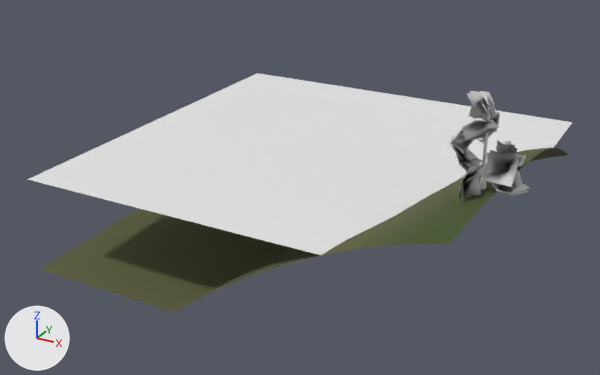
Renders of the glTF model eloria-assets/maps/nymara-regions/crownwater/chunks/06_15/world.glb from each side of a commit.
Rendered twice from a camera (50 mm lens) standing at (418.8, -83.9, 71.4) and looking at (331.8, 74.3, -7.7). The lights are fixed; the arrows at lower left show +X, +Y and +Z. The picture after the commit comes second. Where no turn or scale is listed for an object, it has been applied to the vertices.

Names of what the first picture shows: 'Grove_01076_Tree_0355_understory_hazel_Canopy', 'Grove_01105_Tree_0256_dark_pine_Canopy', 'Grove_01105_Tree_0256_dark_pine_Wood', 'Terrain_crownwater_06_15', 'Water_crownwater_06_15'.
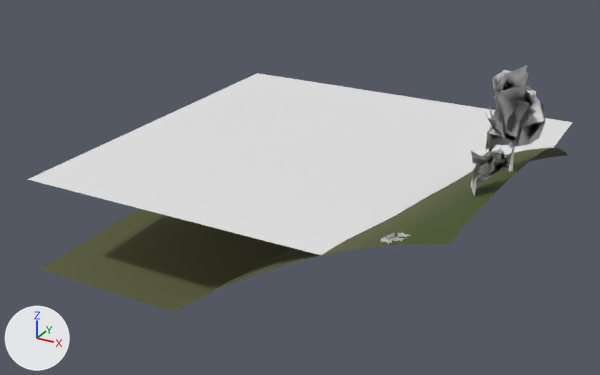
Location of each change, (x1, y1, x2, y2) in pixels of the pictures (600 x 375 px):
'Grove_01105_Tree_0256_dark_pine_Canopy', deleted: before (450, 91, 530, 200)
'Grove_01078_Tree_0172_pale_birch_Canopy', added: after (486, 65, 545, 152)
'Grove_01108_Tree_0670_understory_hazel_Canopy', added: after (470, 148, 511, 196)
'Grove_01076_Tree_0355_understory_hazel_Canopy', deleted: before (496, 140, 526, 166)
'Grove_01105_Tree_0256_dark_pine_Wood', deleted: before (467, 102, 513, 189)
'WoodlandFloor_0513_Undergrowth_0360', added: after (381, 231, 410, 244)
'Grove_01078_Tree_0172_pale_birch_Wood', added (mostly hidden): after (506, 86, 541, 172)

Diff of the bpy script that builds the scene:
```diff
--- a/eloria-assets/maps/nymara-regions/crownwater/chunks/06_15/world.glb.py
+++ b/eloria-assets/maps/nymara-regions/crownwater/chunks/06_15/world.glb.py
@@ mat_undergrowth @@
+mat_undergrowth = principled_material('undergrowth')
+mat_undergrowth.base_color = (0.8, 0.8, 0.8)  # white #e7e7e7
@@ me_undergrowth_4 @@
+me_undergrowth_4.from_pydata(...)  # 40 vertices, 20 faces; spans x -1.91..2.14, y -2.03..2.22, z 0.0..0.77
+me_undergrowth_4.materials.append(mat_undergrowth)  # its picture is missing
@@ me_tree_understory_hazel_v1_low_canopy @@
+me_tree_understory_hazel_v1_low_canopy.from_pydata(...)  # 68 vertices, 64 faces; spans x -2.95..4.06, y -4.34..3.9, z -2.41..6.55
+me_tree_understory_hazel_v1_low_canopy.materials.append(mat_foliage_gold)  # its picture is missing
@@ me_tree_pale_birch_v1_low_canopy @@
+me_tree_pale_birch_v1_low_canopy.from_pydata(...)  # 136 vertices, 128 faces; spans x -6.0..5.3, y -9.1..6.8, z 3.6..21.3
+me_tree_pale_birch_v1_low_canopy.materials.append(mat_foliage_gold)  # its picture is missing
@@ me_tree_pale_birch_v1_low_wood @@
+me_tree_pale_birch_v1_low_wood.from_pydata(...)  # 224 vertices, 354 faces; spans x -4.9..4.7, y -4.5..5.2, z 0.0..17.6
+me_tree_pale_birch_v1_low_wood.materials.append(mat_foliage_amber)  # its picture is missing
@@ ob_grove_01076_tree_0355_understory_hazel_canopy @@
-ob_grove_01076_tree_0355_understory_hazel_canopy = bpy.data.objects.new('Grove_01076_Tree_0355_understory_hazel_Canopy', me_tree_understory_hazel_v0_mid_canopy)
-ob_grove_01076_tree_0355_understory_hazel_canopy.location = (379.8, 75.9, 5.4)
@@ ob_grove_01105_tree_0256_dark_pine_wood @@
-ob_grove_01105_tree_0256_dark_pine_wood = bpy.data.objects.new('Grove_01105_Tree_0256_dark_pine_Wood', me_tree_dark_pine_v1_low_wood)
-ob_grove_01105_tree_0256_dark_pine_wood.location = (378.9, 61.4, 7.1)
@@ ob_grove_01105_tree_0256_dark_pine_canopy @@
-ob_grove_01105_tree_0256_dark_pine_canopy = bpy.data.objects.new('Grove_01105_Tree_0256_dark_pine_Canopy', me_tree_dark_pine_v1_low_canopy)
-ob_grove_01105_tree_0256_dark_pine_canopy.location = (378.9, 61.4, 7.1)
@@ ob_woodlandfloor_0513_undergrowth_0360 @@
+ob_woodlandfloor_0513_undergrowth_0360 = bpy.data.objects.new('WoodlandFloor_0513_Undergrowth_0360', me_undergrowth_4)
+ob_woodlandfloor_0513_undergrowth_0360.location = (371.4, 36.2, 5.4)
@@ ob_grove_01108_tree_0670_understory_hazel_canopy @@
+ob_grove_01108_tree_0670_understory_hazel_canopy = bpy.data.objects.new('Grove_01108_Tree_0670_understory_hazel_Canopy', me_tree_understory_hazel_v1_low_canopy)
+ob_grove_01108_tree_0670_understory_hazel_canopy.location = (379.1, 62.2, 8.9)
@@ ob_grove_01078_tree_0172_pale_birch_canopy @@
+ob_grove_01078_tree_0172_pale_birch_canopy = bpy.data.objects.new('Grove_01078_Tree_0172_pale_birch_Canopy', me_tree_pale_birch_v1_low_canopy)
+ob_grove_01078_tree_0172_pale_birch_canopy.location = (380.2, 76.8, 5.2)
@@ ob_grove_01078_tree_0172_pale_birch_wood @@
+ob_grove_01078_tree_0172_pale_birch_wood = bpy.data.objects.new('Grove_01078_Tree_0172_pale_birch_Wood', me_tree_pale_birch_v1_low_wood)
+ob_grove_01078_tree_0172_pale_birch_wood.location = (380.2, 76.8, 5.2)
```
